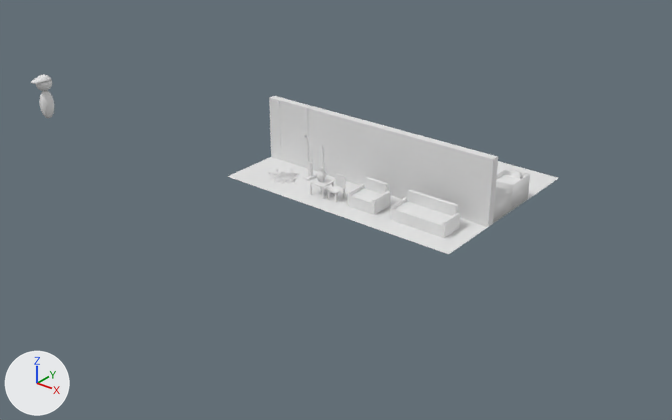
A saved change to the Blender file Blender projects/furniture.blend.
Both versions are drawn from a 50 mm lens placed at (27.4, -18.0, 11.5), pointed at (11.3, 2.2, -1.0). Lighting does not change. The marker at lower left points along +X, +Y and +Z. Materials are left out; every surface is plain grey.

The scene before the commit, as lines of its bpy script (objects in view):
```python
me_cube = bpy.data.meshes.new('Cube')
me_cube.from_pydata(...)  # 130 vertices, 116 faces, 3 loose edges; spans x -0.88..0.88, y -0.38..0.38, z 0.0..0.68
me_cube.materials.append(mat_sofa)
me_cube_002 = bpy.data.meshes.new('Cube.002')
me_cube_002.from_pydata(...)  # a box spanning x -0.12..0.12, y -1.0..1.0, z 0.0..2.0
me_cube_002.materials.append(mat_material_002)
me_sphere = bpy.data.meshes.new('Sphere')
me_sphere.from_pydata(...)  # 1016 vertices, 1076 faces; spans x -0.28..0.49, y -0.29..0.28, z 0.06..1.65
me_sphere.polygons.foreach_set('use_smooth', [True] * 1076)
# faces by material slot: [756, 320]
me_sphere.materials.append(mat_clothes)
me_sphere.materials.append(mat_skin)
ob_kid = bpy.data.objects.new('Kid', me_sphere)
ob_kid.location = (0.0, 0.0, 0.0)
ob_kid.rotation_euler = (0.0, 0.0, -1.571)  # degrees (0, 0, -90)
ob_sofa = bpy.data.objects.new('sofa', me_cube)
ob_sofa.location = (14.99, 1.45, 0.0)
ob_wall = bpy.data.objects.new('wall', me_cube_002)
ob_wall.location = (11.46, 2.5, 0.0)
ob_wall.rotation_euler = (0.0, 0.0, -1.571)  # degrees (0, 0, -90)
# also in view: 'Plane.002' at (13.5, 1.4, 0.0); 'Plane.004' at (9.5, 1.4, 0.0); 'Plane.003' at (15.5, 1.4, 0.0); 'wall.002' at (15.5, 2.5, 1.0); 'Door' at (9.4, 2.5, 1.0)
```
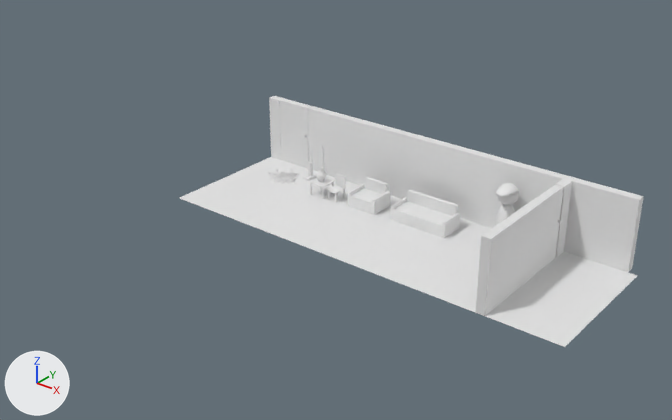
Commit message: Added wood floor

The change, as a list of edits to the scene's bpy script:
```text
Add me_plane_001:
    me_plane_001.from_pydata(...)  # 4 vertices, 1 face; spans x -1.0..1.0, y -1.0..1.0, z 0.0
Change ob_kid:
    ob_kid.location: (0.0, 0.0, 0.0) -> (17.19, 1.93, 0.01)
Add ob_floor_wood_001:
    ob_floor_wood_001 = bpy.data.objects.new('floor-wood.001', me_plane_001)
    ob_floor_wood_001.location = (19.71, -0.63, 0.0)
    ob_floor_wood_001.rotation_euler = (0.0, 0.0, -1.571)  # degrees (0, 0, -90)
Add ob_floor_wood:
    ob_floor_wood = bpy.data.objects.new('floor-wood', me_plane_001)
    ob_floor_wood.location = (19.71, 1.37, 0.0)
    ob_floor_wood.rotation_euler = (0.0, 0.0, -1.571)  # degrees (0, 0, -90)
Add ob_wall_005:
    ob_wall_005 = bpy.data.objects.new('wall.005', me_cube_002)
    ob_wall_005.location = (18.58, -0.63, 0.0)
Add ob_plane_019:
    ob_plane_019 = bpy.data.objects.new('Plane.019', me_plane)
    ob_plane_019.location = (17.46, -0.63, 0.0)
    ob_plane_019.rotation_euler = (0.0, 0.0, -1.571)  # degrees (0, 0, -90)
Add ob_plane_018:
    ob_plane_018 = bpy.data.objects.new('Plane.018', me_plane)
    ob_plane_018.location = (9.46, -0.63, 0.0)
    ob_plane_018.rotation_euler = (0.0, 0.0, -1.571)  # degrees (0, 0, -90)
Add ob_plane_017:
    ob_plane_017 = bpy.data.objects.new('Plane.017', me_plane)
    ob_plane_017.location = (11.46, -0.63, 0.0)
    ob_plane_017.rotation_euler = (0.0, 0.0, -1.571)  # degrees (0, 0, -90)
Add ob_plane_016:
    ob_plane_016 = bpy.data.objects.new('Plane.016', me_plane)
    ob_plane_016.location = (15.46, -0.63, 0.0)
    ob_plane_016.rotation_euler = (0.0, 0.0, -1.571)  # degrees (0, 0, -90)
Add ob_plane_015:
    ob_plane_015 = bpy.data.objects.new('Plane.015', me_plane)
    ob_plane_015.location = (13.46, -0.63, 0.0)
    ob_plane_015.rotation_euler = (0.0, 0.0, -1.571)  # degrees (0, 0, -90)
Add ob_door_001:
    ob_door_001 = bpy.data.objects.new('Door.001', me_cube_008)
    ob_door_001.location = (18.7, 0.79, 0.0)
    ob_door_001.rotation_euler = (0.0, 0.0, 1.571)  # degrees (0, 0, 90)
    ob_door_001.scale = (1.04, 1.0, 1.0)
Add ob_wall_doorway_001:
    ob_wall_doorway_001 = bpy.data.objects.new('wall_doorway.001', me_cube_006)
    ob_wall_doorway_001.location = (18.58, 1.37, 0.0)
Add ob_wall_004:
    ob_wall_004 = bpy.data.objects.new('wall.004', me_cube_002)
    ob_wall_004.location = (19.46, 2.5, 0.0)
    ob_wall_004.rotation_euler = (0.0, 0.0, -1.571)  # degrees (0, 0, -90)
Add ob_plane_013:
    ob_plane_013 = bpy.data.objects.new('Plane.013', me_plane)
    ob_plane_013.location = (17.46, 1.37, 0.0)
    ob_plane_013.rotation_euler = (0.0, 0.0, -1.571)  # degrees (0, 0, -90)
Add ob_wall_003:
    ob_wall_003 = bpy.data.objects.new('wall.003', me_cube_002)
    ob_wall_003.location = (17.46, 2.5, 0.0)
    ob_wall_003.rotation_euler = (0.0, 0.0, -1.571)  # degrees (0, 0, -90)
```

Changed parts and their boxes (x1, y1, x2, y2) in the pictures (672 x 420 px):
'wall.004', added: after (563, 176, 644, 272)
'wall.005', added: after (475, 206, 534, 316)
'floor-wood.001', added: after (486, 282, 603, 347)
'floor-wood', added: after (527, 252, 638, 309)
'Plane.016', added: after (341, 232, 449, 285)
'Plane.015', added: after (282, 212, 386, 260)
'Plane.019', added: after (405, 255, 479, 312)
'Plane.017', added: after (229, 194, 328, 238)
'wall.003', added: after (488, 157, 567, 228)
'Plane.018', added: after (180, 176, 276, 217)
'Door.001', added: after (534, 185, 564, 274)
'wall_doorway.001', added: after (525, 179, 572, 281)
'Kid', moved: before (31, 75, 54, 118); after (495, 183, 519, 225)
'Plane.013', added: after (449, 227, 492, 265)
